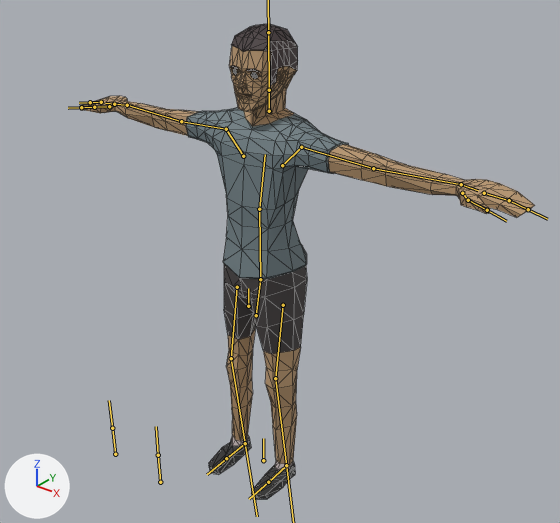
Before and after pictures for a commit that changed the glTF model Man2.glb.
Camera for both pictures: a 50 mm camera at (4.56, -5.4, 5.96) aimed at (0.31, -0.09, 2.67). Every picture has the same lights, and +X, +Y and +Z are marked at lower left. The bones that bend it are drawn over the model as lines. Mesh edges are drawn as thin lines.

Names of what the first picture shows: 'BaseHuman'.
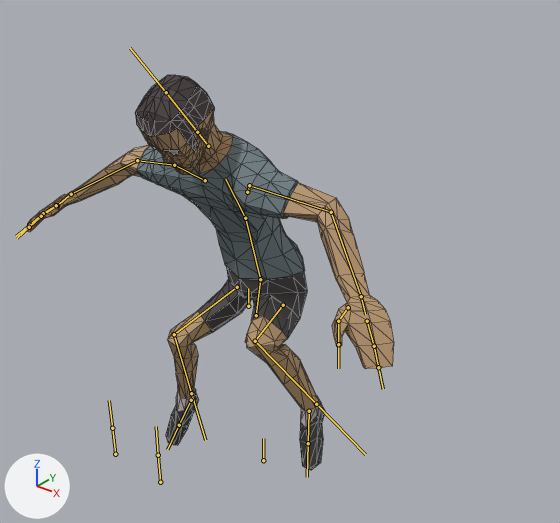
The newer file adds an action. The first version stands in its rest pose; the second is drawn at frame 206 of the action 'HumanArmature|Man_Falling'.

Boxes (x1, y1, x2, y2) around the edits, measured in the pictures (560 x 523 px):
'BaseHuman', posed (19% narrower, 17% shorter)
    before: (80, 24, 534, 499)
    after: (26, 75, 394, 470)
bone 'Foot.L', root to tip
    before: (286, 465) to (268, 482)
    after: (309, 411) to (308, 443)
bone 'Abdomen', root to tip
    before: (260, 279) to (259, 209)
    after: (260, 279) to (245, 218)
bone 'Torso', root to tip
    before: (259, 209) to (265, 154)
    after: (245, 218) to (225, 179)
bone 'Shoulder.L', root to tip
    before: (282, 165) to (301, 147)
    after: (247, 192) to (249, 185)
bone 'UpperArm.L', root to tip
    before: (301, 147) to (373, 168)
    after: (249, 185) to (331, 212)
bone 'LowerArm.L', root to tip
    before: (373, 168) to (461, 184)
    after: (331, 212) to (361, 296)
bone 'Shoulder.R', root to tip
    before: (243, 156) to (226, 129)
    after: (205, 180) to (174, 165)
bone 'UpperArm.R', root to tip
    before: (226, 129) to (181, 121)
    after: (174, 165) to (137, 160)
bone 'LowerArm.R', root to tip
    before: (181, 121) to (127, 105)
    after: (137, 160) to (71, 194)
bone 'UpperLeg.L', root to tip
    before: (283, 305) to (275, 378)
    after: (283, 305) to (255, 341)
bone 'LowerLeg.L', root to tip
    before: (275, 378) to (286, 465)
    after: (255, 341) to (316, 404)
bone 'UpperLeg.R', root to tip
    before: (237, 287) to (231, 358)
    after: (237, 287) to (174, 334)
bone 'LowerLeg.R', root to tip
    before: (231, 358) to (245, 443)
    after: (174, 334) to (191, 393)
bone 'Foot.R', root to tip
    before: (245, 443) to (226, 458)
    after: (191, 400) to (179, 425)

The change, as a diff of the scene's bpy script:
```diff
--- a/Man2.glb.py
+++ b/Man2.glb.py
@@ bone_foot_l @@
 bone_foot_l = bpy.data.objects['HumanArmature'].pose.bones['Foot.L']  # child of 'Bone'
-bone_foot_l.location = (0.0, 0.0, 0.0)
-bone_foot_l.rotation_quaternion = (1.0, 0.0, 0.0, 0.0)  # degrees (0, 0, 0)
+bone_foot_l.location = (-0.43, 0.15, 1.07)
+bone_foot_l.rotation_quaternion = (-0.865, 0.471, -0.079, -0.156)  # degrees (-55, 16, 12)
@@ bone_abdomen @@
 bone_abdomen = bpy.data.objects['HumanArmature'].pose.bones['Abdomen']  # child of 'Hips'
-bone_abdomen.rotation_quaternion = (1.0, 0.0, 0.0, 0.0)  # degrees (0, 0, 0)
+bone_abdomen.rotation_quaternion = (0.99, 0.138, 0.0, 0.001)  # degrees (16, 0, 0)
@@ bone_torso @@
 bone_torso = bpy.data.objects['HumanArmature'].pose.bones['Torso']  # child of 'Abdomen'
-bone_torso.rotation_quaternion = (1.0, 0.0, 0.0, 0.0)  # degrees (0, 0, 0)
+bone_torso.rotation_quaternion = (0.981, 0.196, 0.0, 0.001)  # degrees (23, 0, 0)
@@ bone_shoulder_l @@
 bone_shoulder_l = bpy.data.objects['HumanArmature'].pose.bones['Shoulder.L']  # child of 'Torso'
-bone_shoulder_l.location = (0.0, 0.0, 0.0)
-bone_shoulder_l.rotation_quaternion = (1.0, 0.0, 0.0, 0.0)  # degrees (0, 0, 0)
+bone_shoulder_l.location = (0.01, 0.01, 0.0)
+bone_shoulder_l.rotation_quaternion = (0.991, 0.085, -0.087, 0.047)  # degrees (9, -10, 5)
@@ bone_upperarm_l @@
 bone_upperarm_l = bpy.data.objects['HumanArmature'].pose.bones['UpperArm.L']  # child of 'Shoulder.L'
-bone_upperarm_l.rotation_quaternion = (1.0, 0.0, 0.0, 0.0)  # degrees (0, 0, 0)
+bone_upperarm_l.rotation_quaternion = (0.96, -0.204, 0.139, 0.13)  # degrees (-22, 19, 12)
@@ bone_lowerarm_l @@
 bone_lowerarm_l = bpy.data.objects['HumanArmature'].pose.bones['LowerArm.L']  # child of 'UpperArm.L'
-bone_lowerarm_l.rotation_quaternion = (1.0, 0.0, 0.0, 0.0)  # degrees (0, 0, 0)
+bone_lowerarm_l.rotation_quaternion = (0.845, -0.003, -0.362, -0.393)  # degrees (21, -38, -57)
@@ bone_shoulder_r @@
 bone_shoulder_r = bpy.data.objects['HumanArmature'].pose.bones['Shoulder.R']  # child of 'Torso'
-bone_shoulder_r.location = (0.0, 0.0, 0.0)
-bone_shoulder_r.rotation_quaternion = (1.0, 0.0, 0.0, 0.0)  # degrees (0, 0, 0)
+bone_shoulder_r.location = (-0.01, 0.01, 0.0)
+bone_shoulder_r.rotation_quaternion = (0.991, 0.089, 0.09, -0.049)  # degrees (10, 11, -5)
@@ bone_upperarm_r @@
 bone_upperarm_r = bpy.data.objects['HumanArmature'].pose.bones['UpperArm.R']  # child of 'Shoulder.R'
-bone_upperarm_r.rotation_quaternion = (1.0, 0.0, 0.0, 0.0)  # degrees (0, 0, 0)
+bone_upperarm_r.rotation_quaternion = (0.985, -0.135, -0.041, -0.098)  # degrees (-15, -6, -11)
@@ bone_lowerarm_r @@
 bone_lowerarm_r = bpy.data.objects['HumanArmature'].pose.bones['LowerArm.R']  # child of 'UpperArm.R'
-bone_lowerarm_r.rotation_quaternion = (1.0, 0.0, 0.0, 0.0)  # degrees (0, 0, 0)
+bone_lowerarm_r.rotation_quaternion = (0.901, -0.063, 0.304, 0.302)  # degrees (5, 36, 39)
@@ bone_upperleg_l @@
 bone_upperleg_l = bpy.data.objects['HumanArmature'].pose.bones['UpperLeg.L']  # child of 'Body'
-bone_upperleg_l.rotation_quaternion = (1.0, 0.0, 0.0, 0.0)  # degrees (0, 0, 0)
+bone_upperleg_l.rotation_quaternion = (0.729, -0.642, -0.004, -0.237)  # degrees (-79, -18, -21)
@@ bone_lowerleg_l @@
 bone_lowerleg_l = bpy.data.objects['HumanArmature'].pose.bones['LowerLeg.L']  # child of 'UpperLeg.L'
-bone_lowerleg_l.rotation_quaternion = (1.0, 0.0, 0.0, 0.0)  # degrees (0, 0, 0)
+bone_lowerleg_l.rotation_quaternion = (0.582, 0.792, 0.142, 0.117)  # degrees (107, -1, 21)
@@ bone_upperleg_r @@
 bone_upperleg_r = bpy.data.objects['HumanArmature'].pose.bones['UpperLeg.R']  # child of 'Body'
-bone_upperleg_r.rotation_quaternion = (1.0, 0.0, 0.0, 0.0)  # degrees (0, 0, 0)
+bone_upperleg_r.rotation_quaternion = (0.863, -0.479, -0.035, 0.158)  # degrees (-57, 5, 18)
@@ bone_lowerleg_r @@
 bone_lowerleg_r = bpy.data.objects['HumanArmature'].pose.bones['LowerLeg.R']  # child of 'UpperLeg.R'
-bone_lowerleg_r.rotation_quaternion = (1.0, 0.0, 0.0, 0.0)  # degrees (0, 0, 0)
+bone_lowerleg_r.rotation_quaternion = (0.808, 0.581, -0.086, -0.042)  # degrees (72, -5, -10)
@@ bone_foot_r @@
 bone_foot_r = bpy.data.objects['HumanArmature'].pose.bones['Foot.R']  # child of 'Bone'
-bone_foot_r.location = (0.0, 0.0, 0.0)
-bone_foot_r.rotation_quaternion = (1.0, 0.0, 0.0, 0.0)  # degrees (0, 0, 0)
+bone_foot_r.location = (0.49, 0.34, 0.62)
+bone_foot_r.rotation_quaternion = (0.87, -0.487, -0.036, -0.07)  # degrees (-58, -8, -5)
```
